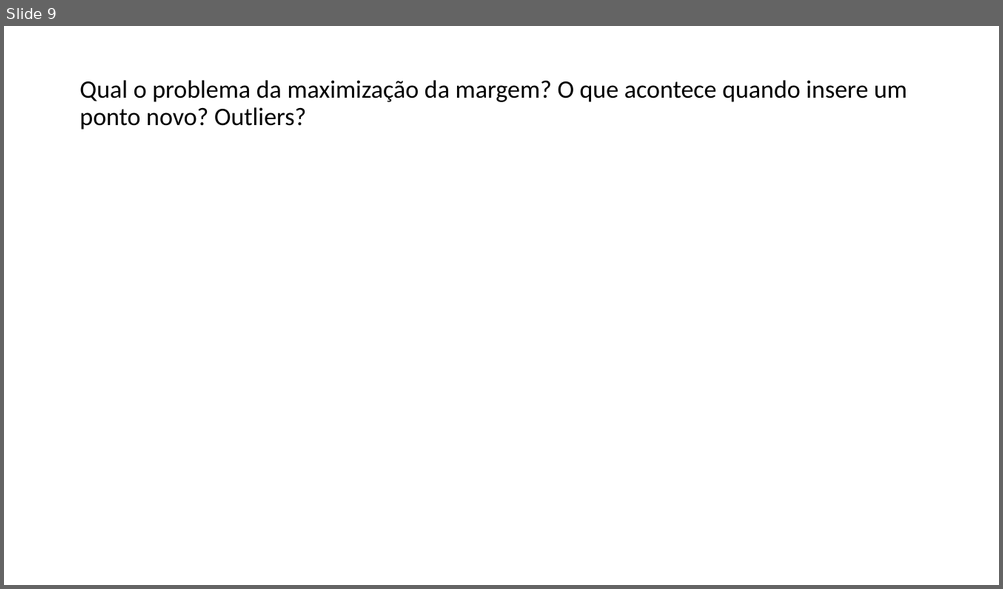
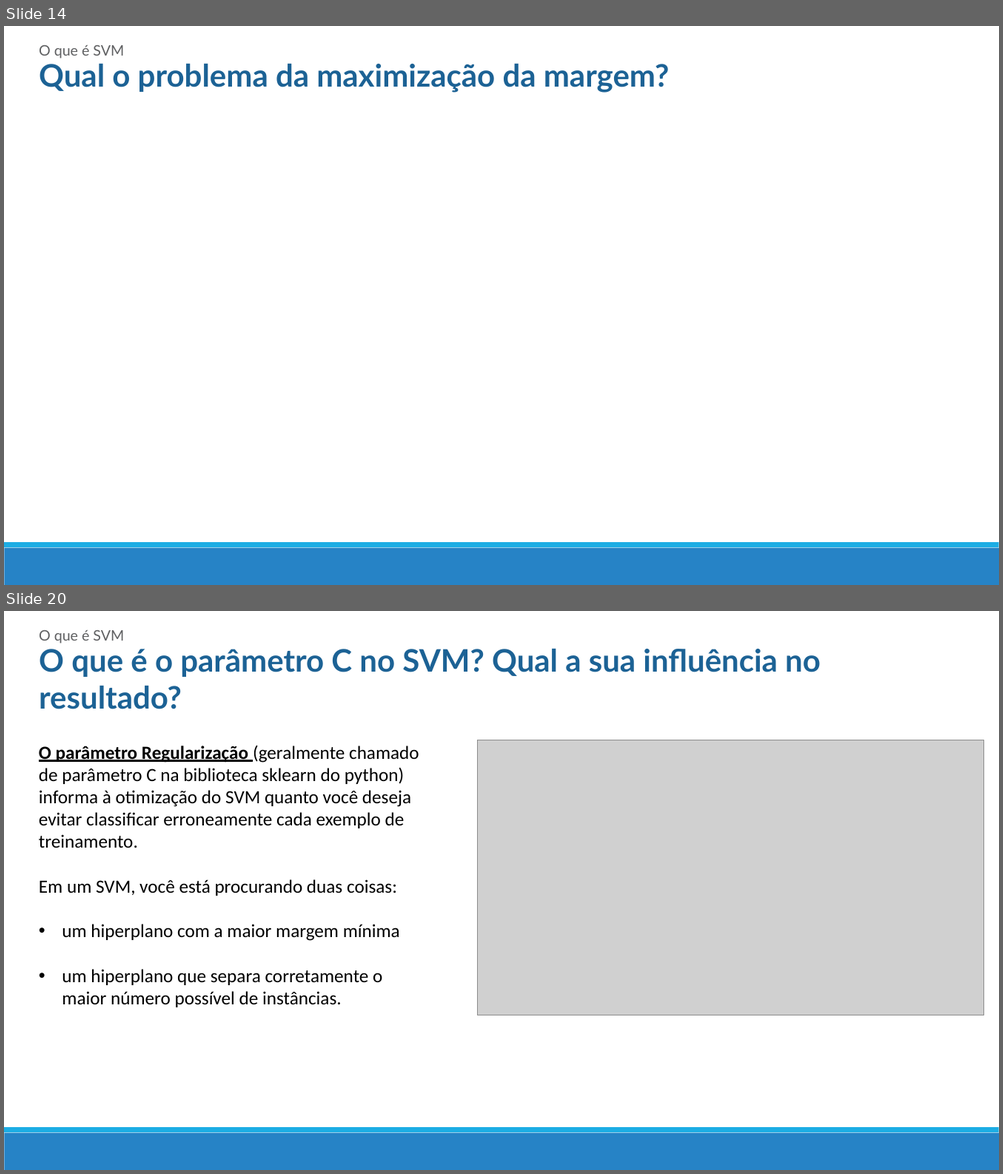
Before and after one commit to mrezende/ml-discipline, a slide deck: presentation/PresentationSVM.pptx. Shown one above the other, each under a label of ours: slide 9 before the commit, slides 14 and 20 after it; the slides between them are not shown. The pictures are 1003x589 and 1003x1174 pixels, drawn with LibreOffice and Linux fonts; fonts in the diff are those of the drawing; grey boxes stand for pictures. Boxes give left, top, right and bottom in pixels: in the first picture for what was removed or moved away, otherwise in the second. Text is boxed around its words. In the diff, an @@ line names an element or a change of style, - is before the commit and + after.

```diff
--- a/presentation/PresentationSVM.pptx
+++ b/presentation/PresentationSVM.pptx
@@ slide 20 added at bbox=[4, 611, 999, 1170], background #FFFFFF; not listed: 2 template elements that a slide beside it also shows @@
@@ text added at bbox=[39, 630, 124, 644], 14 pt, text #5F6062 @@
+O que é SVM
@@ text added at bbox=[39, 648, 820, 677], 30 pt, text #1D6294, bold @@
+O que é o parâmetro C no SVM? Qual a sua influência no resultado?
@@ picture added at bbox=[478, 740, 984, 1015] @@
@@ text added at bbox=[39, 745, 419, 1008], 18 pt, text #000000 @@
+O parâmetro Regularização (geralmente chamado de parâmetro C na biblioteca sklearn do python) informa à otimização do SVM quanto você deseja evitar classificar erroneamente cada exemplo de treinamento.
+Em um SVM, você está procurando duas coisas:
+• um hiperplano com a maior margem mínima
+• um hiperplano que separa corretamente o maior número possível de instâncias.
@@ what was slide 9 is now slide 14 @@
@@ slide 14 changed as well @@
@@ text added at bbox=[39, 45, 124, 59], 14 pt, text #5F6062 @@
+O que é SVM
@@ text "Qual o problema da maximização ..." at bbox=[39, 63, 669, 93]: vertical alignment middle to top @@
@@ text at bbox=[39, 63, 669, 93]: text changed; size 24.3 to 30 pt; font Calibri to Lato; text colour #000000 to #1D6294; bold on @@
-Qual o problema da maximização da margem? O que acontece quando insere um ponto novo? Outliers?
+Qual o problema da maximização da margem?
@@ rectangle added at bbox=[4, 548, 999, 585], fill #2683C6 @@
@@ rectangle added at bbox=[4, 543, 999, 548], fill #1CADE4 @@
```
Also in this commit, not shown: 6 other slides changed, 14 other slides added, 9 slides removed.
